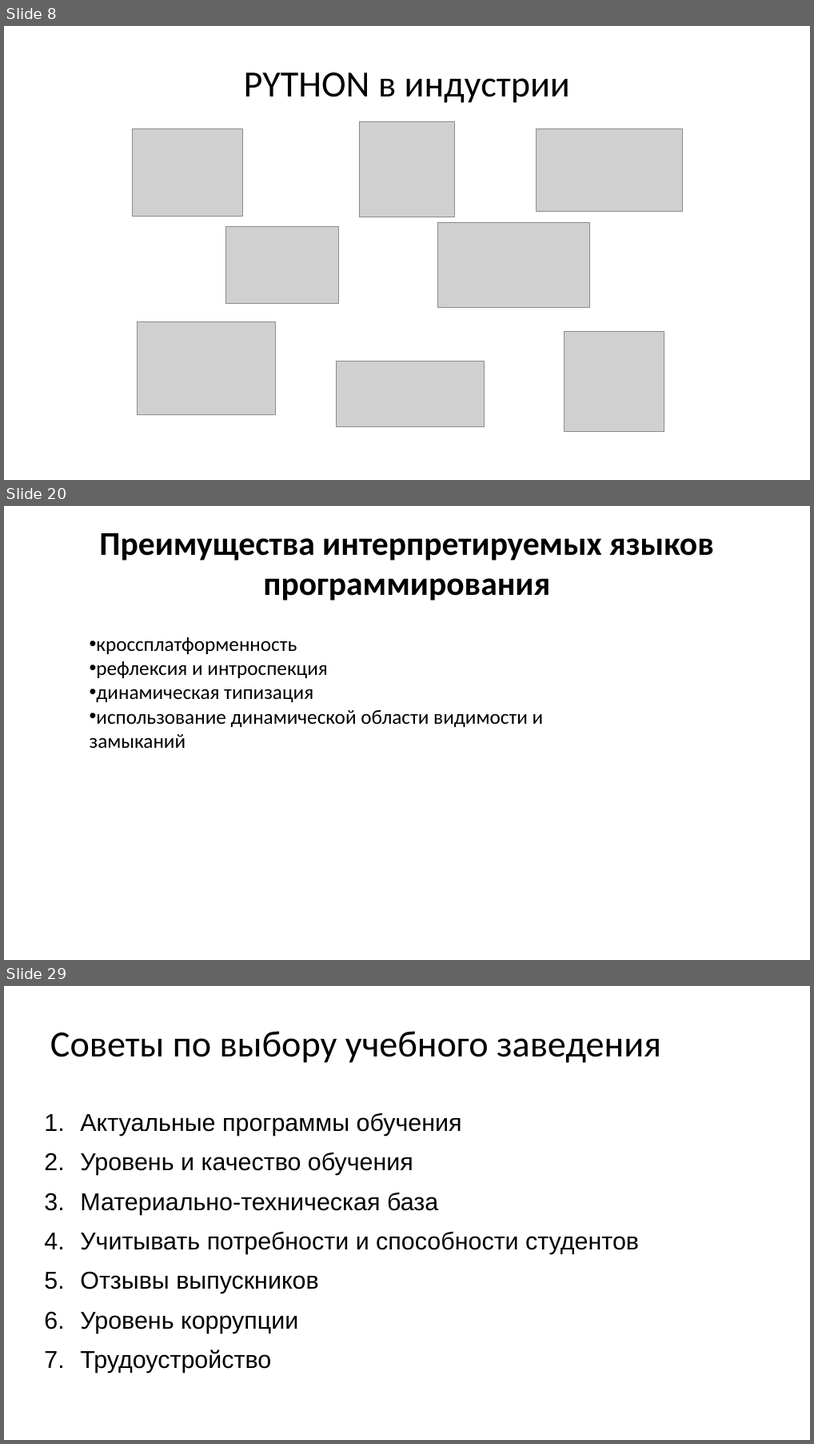
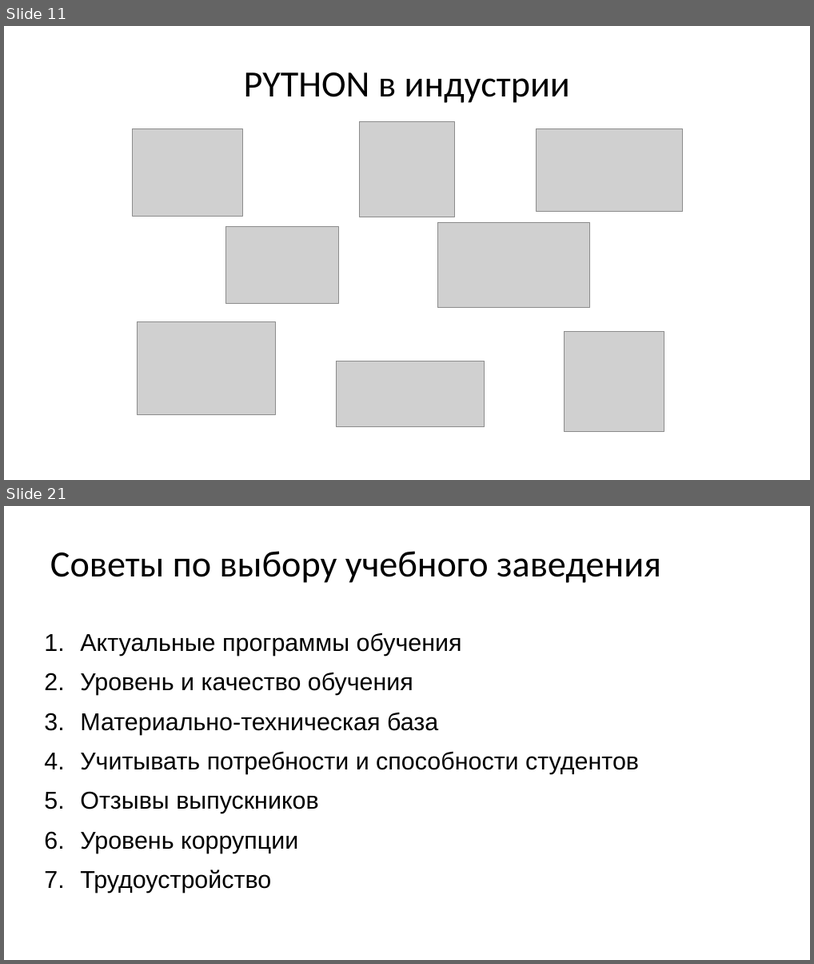
Before and after one commit to maxchv/LearnPython, a slide deck: webminar.pptx. Shown one above the other, each under a label of ours: slides 8, 20 and 29 before the commit, slides 11 and 21 after it; the slides between them are not shown. The pictures are 814x1444 and 814x964 pixels, drawn with LibreOffice and Linux fonts; fonts in the diff are those of the drawing; grey boxes stand for pictures. Boxes give left, top, right and bottom in pixels: in the first picture for what was removed or moved away, otherwise in the second. Text is boxed around its words. In the diff, an @@ line names an element or a change of style, - is before the commit and + after.

```diff
--- a/webminar.pptx
+++ b/webminar.pptx
@@ slide 20 removed at (4,506,810,960), background #FFFFFF @@
@@ title removed at (99,533,714,600) @@
-Преимущества интерпретируемых языков программирования
@@ text removed at (90,637,544,748) @@
-• кроссплатформенность
-• рефлексия и интроспекция
-• динамическая типизация
-• использование динамической области видимости и замыканий
@@ what was slide 8 is now slide 11 @@
@@ what was slide 29 is now slide 21 @@
```
Also in this commit, not shown: 13 slides changed, 4 slides added, 11 other slides removed.
